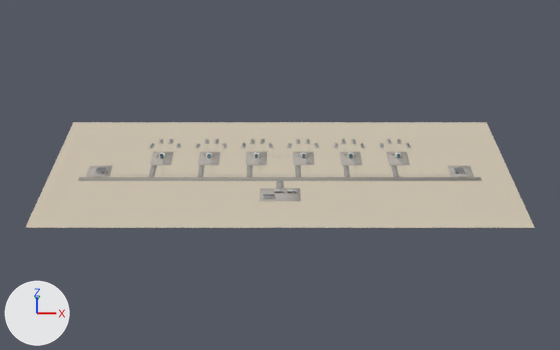
Before and after pictures for a commit that changed the Blender file blender/field.blend.
Camera for both pictures: a 50 mm lens placed at (0.0, -726.0, 478.0), pointed at (0.0, 15.0, -4.0). The lights are fixed; the arrows at lower left show +X, +Y and +Z. The older version comes first.

In view in the first picture: 'SITE_ground', 'SITE_road', 'YARD_1_gravel' and 8 more.
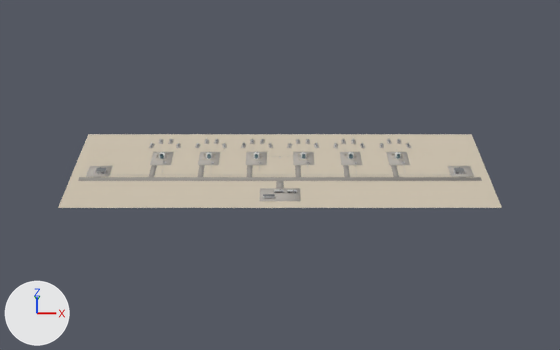
Pixel boxes [x1, y1, x2, y2] of what changed, in the pictures (560 x 350 px):
'SITE_ground', reshaped (13% narrower, 30% shorter): before [25, 122, 535, 228]; after [58, 134, 502, 208]
part 1 of me_site_ground, deleted: before [25, 122, 535, 228]

Diff of the bpy script that builds the scene:
```diff
--- a/blender/field.blend.py
+++ b/blender/field.blend.py
@@ me_site_ground @@
 # used by ob_site_ground; location = (0.0, 0.0, 0.0)
-me_site_ground.from_pydata(...)  # 4725 vertices, 4576 faces; spans x -260.0..260.0, y -90.0..130.0, z 0.0
+me_site_ground.from_pydata(...)  # 3040 vertices, 2914 faces; spans x -235.0..235.0, y -55.0..100.0, z 0.0
+# me_site_ground part 1: 1685 vertices removed from x -260.0..260.0, y -90.0..130.0, z 0.0
 me_site_ground.materials.append(mat_m_ground)
```
